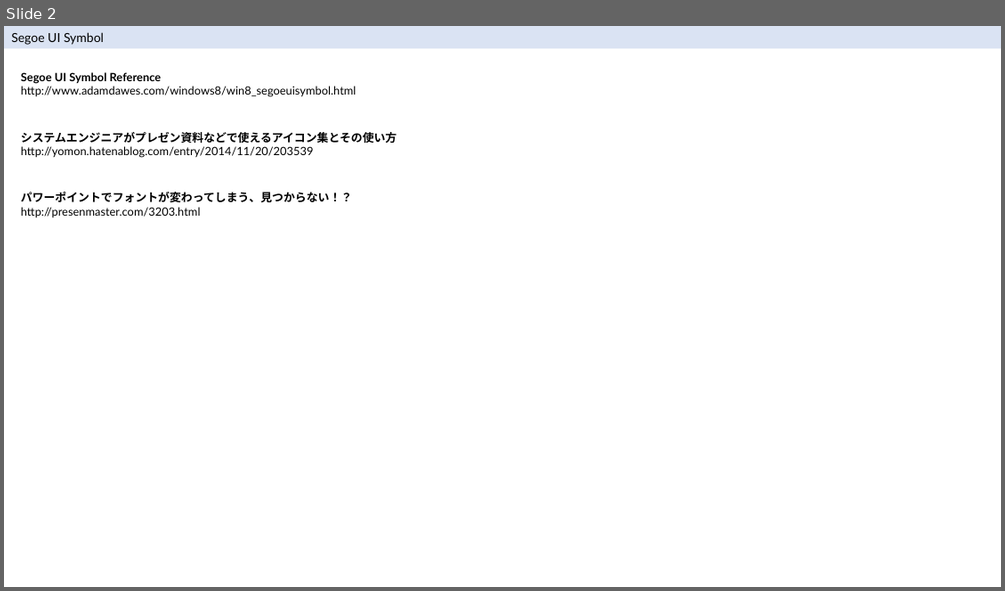
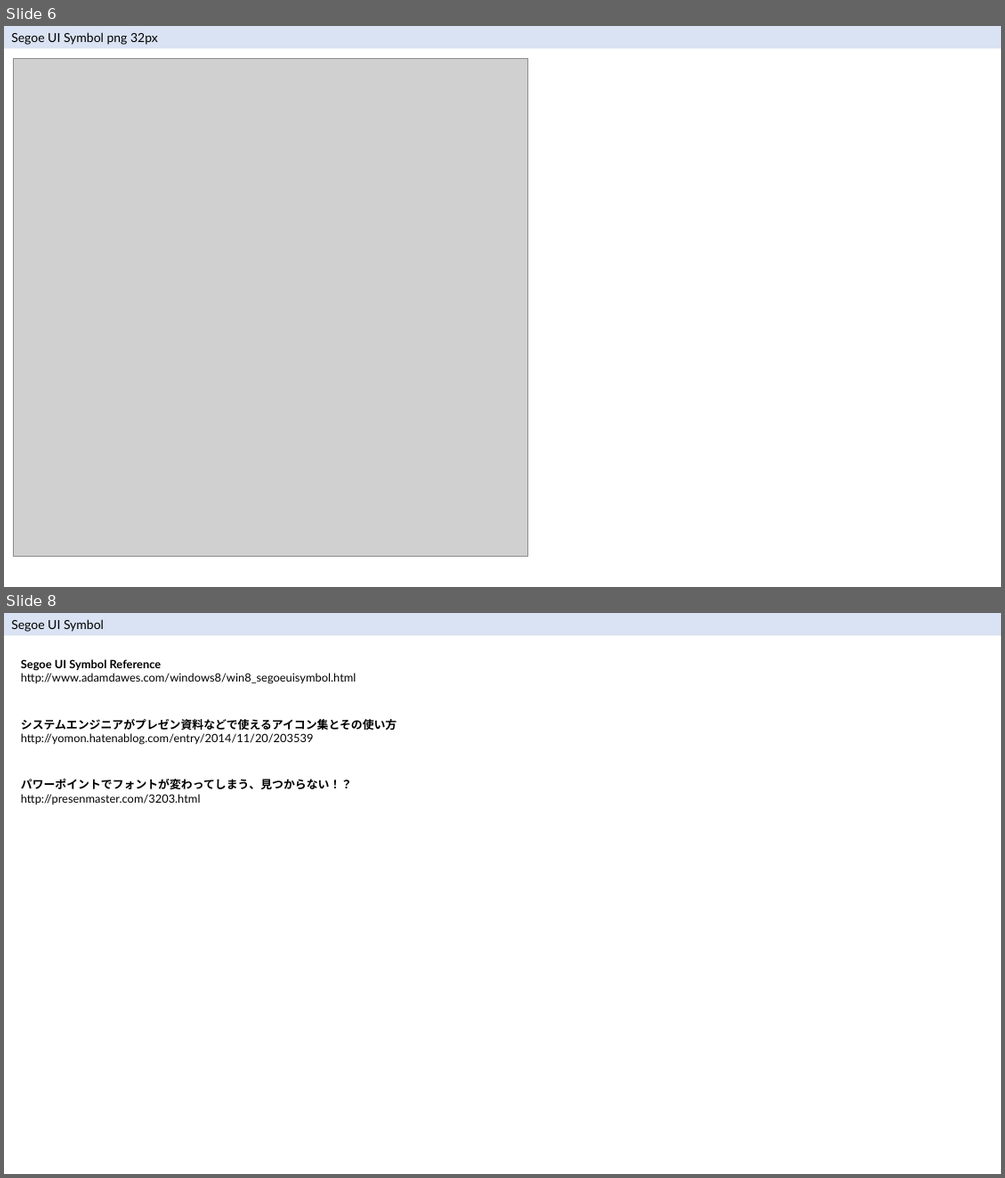
Before and after one commit to tsujimitsu/knowhow, a slide deck: designpattern/SegoeUISymbol.pptx. Shown one above the other, each under a label of ours: slide 2 before the commit, slides 6 and 8 after it; the slides between them are not shown. The pictures are 1005x591 and 1005x1178 pixels, drawn with LibreOffice and Linux fonts; fonts in the diff are those of the drawing; grey boxes stand for pictures. Boxes give left, top, right and bottom in pixels: in the first picture for what was removed or moved away, otherwise in the second. Text is boxed around its words. In the diff, an @@ line names an element or a change of style, - is before the commit and + after.

```diff
--- a/designpattern/SegoeUISymbol.pptx
+++ b/designpattern/SegoeUISymbol.pptx
@@ slide 6 added at (4,26,1001,587), background #FFFFFF @@
@@ rectangle added at (4,26,1001,48), fill #DAE3F3, 12 pt, text #000000 @@
+Segoe UI Symbol png 32px
@@ picture added at (14,59,527,556) @@
@@ what was slide 2 is now slide 8 @@
```
Also in this commit, not shown: 1 slide changed, 5 other slides added.
